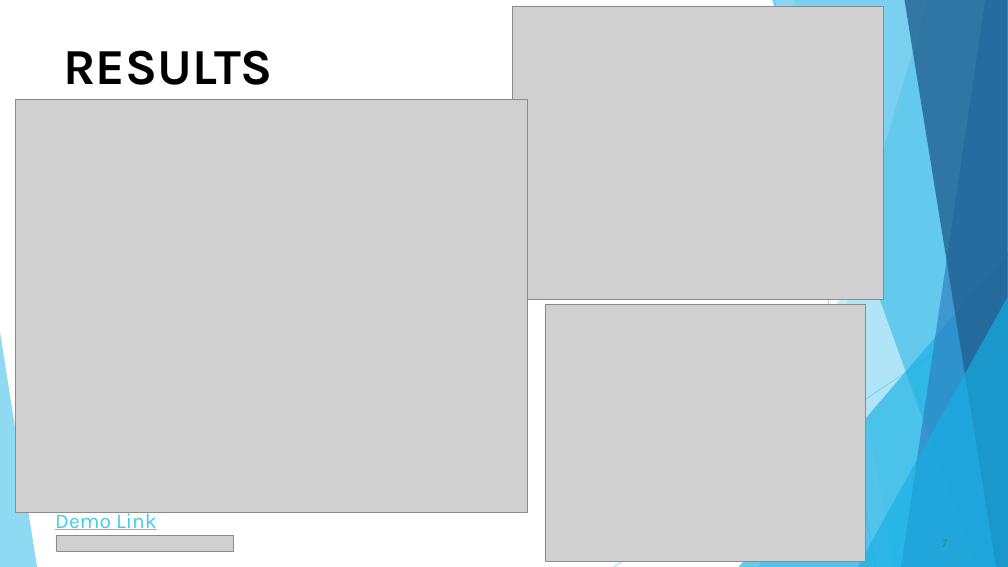
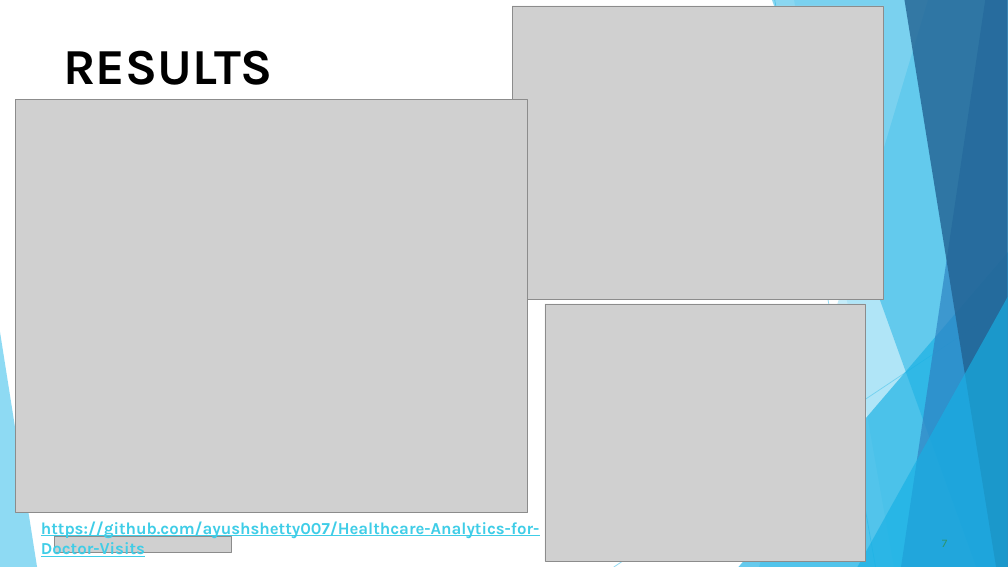
Before and after one commit to ayushshetty007/Healthcare-Analytics-for-Doctor-Visits, a slide deck: slide 7 of Healthcare Analytics for Doctor Visits_DIY_Project2.pptx. Drawn at 1008x567 pixels with LibreOffice and Linux fonts; fonts in the diff are those of the drawing; grey boxes stand for pictures. Boxes give left, top, right and bottom in pixels: in the first picture for what was removed or moved away, otherwise in the second. Text is boxed around its words. In the diff, an @@ line names an element or a change of style, - is before the commit and + after.

```diff
--- a/Healthcare Analytics for Doctor Visits_DIY_Project2.pptx
+++ b/Healthcare Analytics for Doctor Visits_DIY_Project2.pptx
@@ text removed at box(55, 509, 157, 530) @@
-Demo Link
@@ text added at box(41, 521, 540, 559), 16 pt, text #3FCDE7, bold, underline @@
+https://github.com/ayushshetty007/Healthcare-Analytics-for-Doctor-Visits
```
Also in this commit, not shown: 1 other slide changed.
